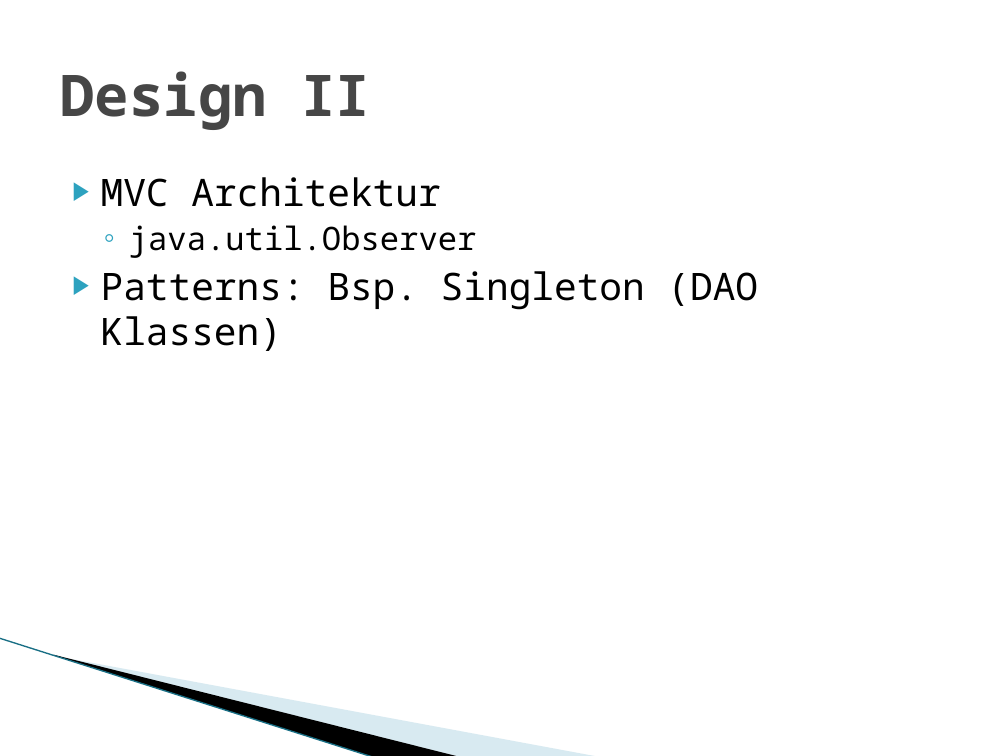
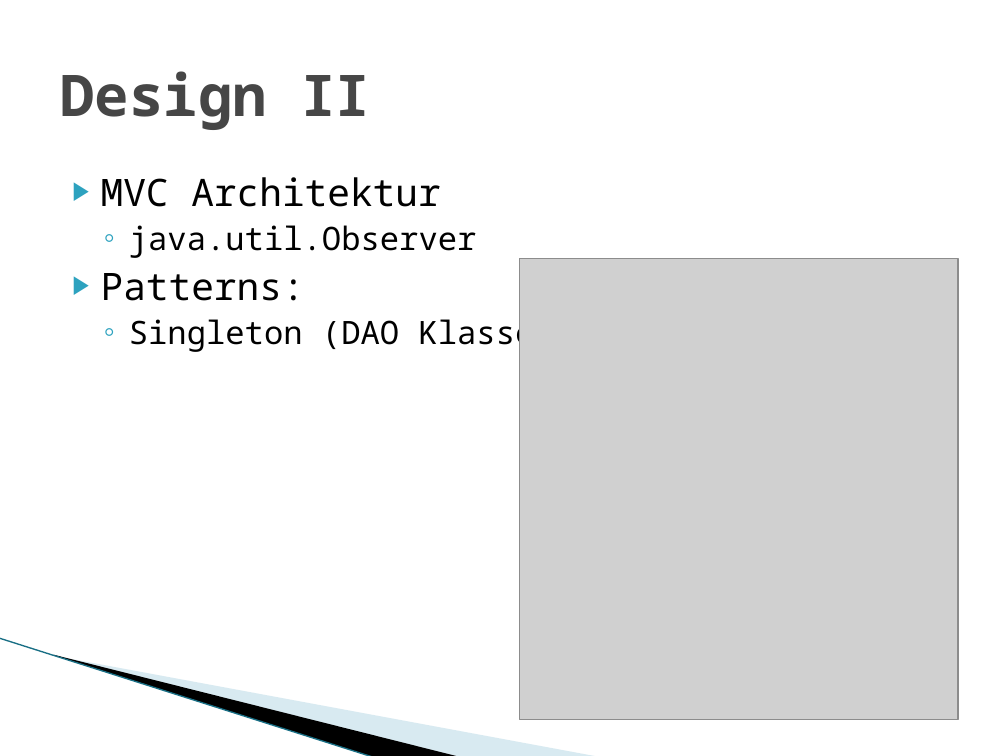
Before and after one commit to adrianbaertschi/TravelPlanner, a slide deck: slide 8 of doc/Travelplaner.pptx. Drawn at 1008x756 pixels with LibreOffice and Linux fonts; fonts in the diff are those of the drawing; grey boxes stand for pictures; background and template pictures are left out. Boxes give left, top, right and bottom in pixels: in the first picture for what was removed or moved away, otherwise in the second. Text is boxed around its words. In the diff, an @@ line names an element or a change of style, - is before the commit and + after.

```diff
--- a/doc/Travelplaner.pptx
+++ b/doc/Travelplaner.pptx
@@ picture added at <box>520,259,959,720</box> @@
@@ text at <box>101,273,573,353</box>: text changed; size 27 to 23 pt @@
-▶ Patterns: Bsp. Singleton (DAO Klassen)
+▶ Patterns:
+  ◦ Singleton (DAO Klassen)
```
Also in this commit, not shown: 1 other slide changed, 1 other file.
